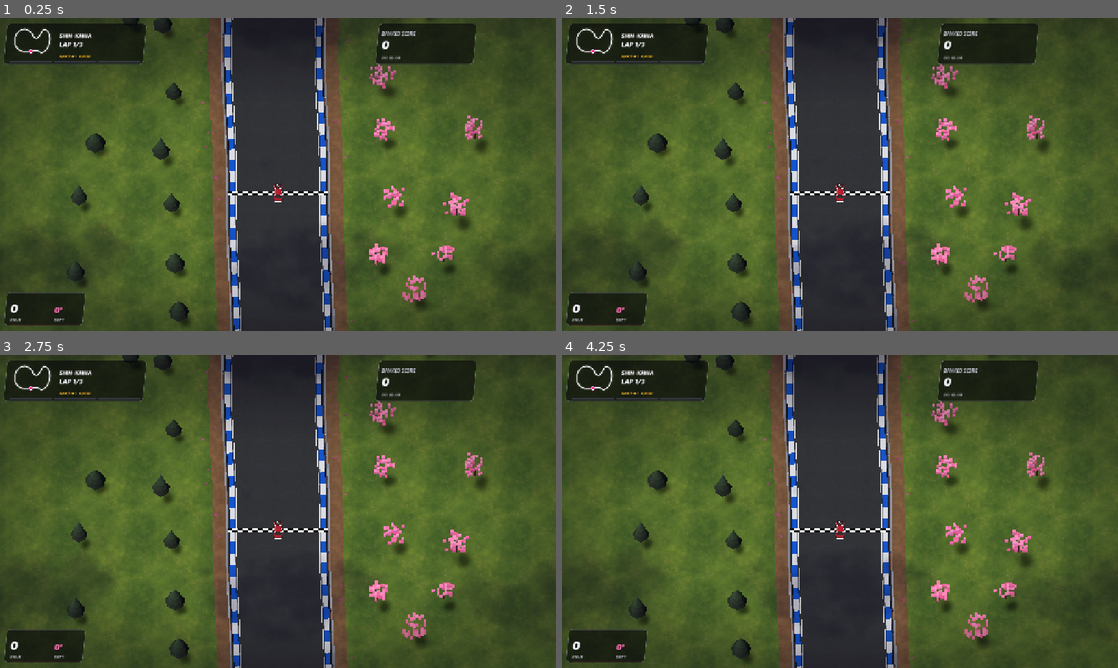
Above: before the commit, frames 1-4 (two rows, left to right).
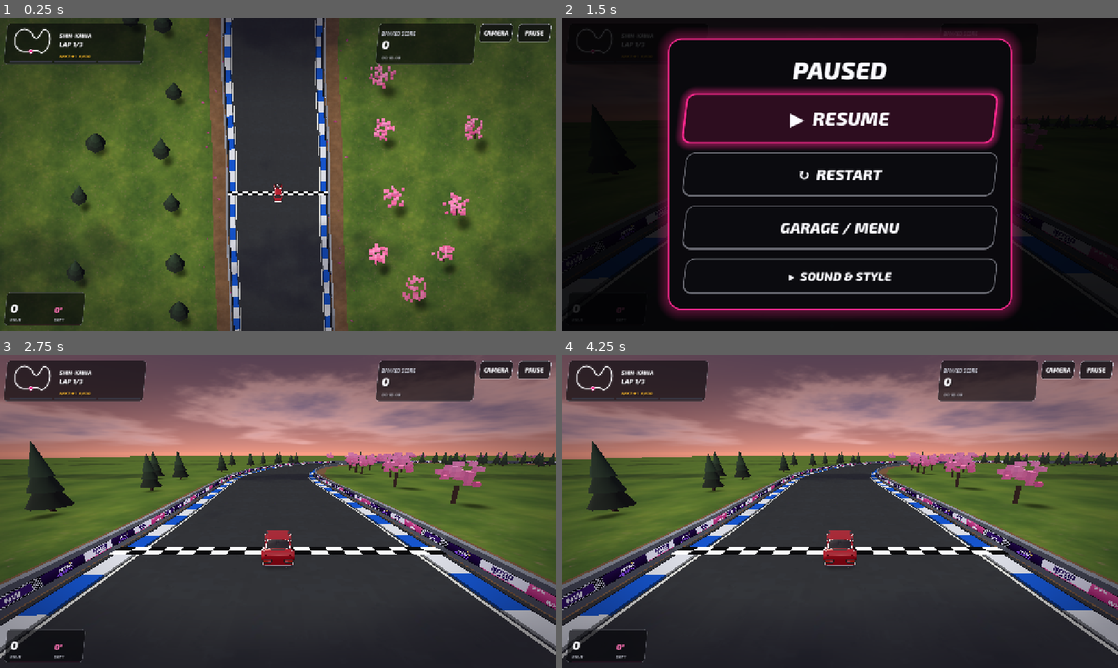
Above: after the commit, the same moments.

Repository: karllondor/Nitro-Wheelz-
Game: Godot game, scene res://scenes/race.tscn
The game is run twice, just before and just after one commit, with the same random seed, the same clock (stepped at 60 frames per second) and the same inputs. This scene is started directly instead of the project's main scene.
Inputs (mouse positions are in pixels of both pictures, inside the frame that each line leads up to):
- Up to frame 1 (0.25 s): no input
- Up to frame 2 (1.5 s): click (1056, 33) at 0.5 s, where only the run after the commit has a clickable "CAMERA"; click (1095, 33) at 1.25 s, where only the run after the commit has a clickable "PAUSE"
- Up to frame 3 (2.75 s): click (278, 455) at 2 s, where only the run after the commit has a clickable "▶ RESUME"
- Up to frame 4 (4.25 s): tap Enter at 2.75 s; move the mouse to (962, 495) at 2.77 s; hold D (move_right) 2.78-3.5 s; hold Space (action_primary) 2.78-3.5 s; click (962, 495) at 2.92 s; tap R (race_restart) at 3.5 s; drag from (728, 527) to (812, 574) at 3.52 s

The runs differ from the first frame. In frame 1, 0.7% of the frame differs, in the area x 86-100%, y 1-8%; in frame 2, 96%, in the area x 0-100%, y 0-100%; in frame 3, 70%; in frame 4, 70%.

Commit message:
fix(hud): show desktop camera/pause actions and preserve mobile touch path across transitions

Diff:
--- a/game/scripts/race/race.gd
+++ b/game/scripts/race/race.gd
@@ -11,6 +11,8 @@
 const TOUCH_DIAG = preload("res://scripts/ui/touch_diagnostics.gd")
 const DRIVE = preload("res://scripts/driving/drive_model.gd")
 const HUD = preload("res://scripts/ui/race_hud.gd")
+const HUD_STYLE = preload("res://scripts/ui/hud_style.gd")
+const DESKTOP_ACTIONS = preload("res://scripts/ui/race_desktop_actions.gd")
 const RESULTS = preload("res://scripts/ui/race_results.gd")
 const SKID_SHADER = preload("res://assets/shaders/skid_marks.gdshader")
 ## Half width of one tyre mark in metres (v0.1.35: 0.15, hard edged and dark).
@@ -36,6 +38,7 @@
 var overhead: Camera3D
 var chase: Camera3D
 var touch: NitroRaceTouch
+var desktop_actions: NitroRaceDesktopActions
 var hud: NitroRaceHUD
 var pause_layer: CanvasLayer
 var results_layer: CanvasLayer
@@ -446,11 +449,21 @@
     touch.name = "Steering / Drift / Brake / Gas"
     touch_layer.add_child(touch)
     touch.set_anchors_and_offsets_preset(Control.PRESET_FULL_RECT)
-    touch.visible = OS.has_feature("mobile") or DisplayServer.is_touchscreen_available()
+    touch.visible = HUD_STYLE.platform_profile() == "mobile"
+    touch.set_process_input(touch.visible)
     touch.camera_requested.connect(_toggle_camera)
     touch.pause_requested.connect(_toggle_pause)
     touch.restart_requested.connect(_restart)
     touch.menu_requested.connect(func():get_tree().change_scene_to_file("res://scenes/boot.tscn"))
+    # On PC/Web the huge touch layer is intentionally absent. CAMERA and PAUSE
+    # have independent mouse targets at the same desktop HUD metric rectangles.
+    desktop_actions = DESKTOP_ACTIONS.new()
+    desktop_actions.name = "Desktop / Web CAMERA and PAUSE"
+    touch_layer.add_child(desktop_actions)
+    desktop_actions.set_anchors_and_offsets_preset(Control.PRESET_FULL_RECT)
+    desktop_actions.visible = HUD_STYLE.platform_profile() != "mobile"
+    desktop_actions.camera_requested.connect(_toggle_camera)
+    desktop_actions.pause_requested.connect(_toggle_pause)
 
 func _physics_process(delta: float) -> void:
     if paused or finished:
@@ -548,6 +561,8 @@
         touch.release_all()
         touch.visible = false
         touch.set_process_input(false)
+    if desktop_actions != null:
+        desktop_actions.visible = false
     results_layer = CanvasLayer.new()
     results_layer.layer = 24
     results_layer.name = "Finish results and local leaderboard"
@@ -951,6 +966,8 @@
             touch.release_all()
             touch.visible = false
             touch.set_process_input(false)
+        if desktop_actions != null:
+            desktop_actions.visible = false
         pause_layer = CanvasLayer.new()
         pause_layer.name = "Exclusive Pause Menu"
         pause_layer.layer = 24
@@ -967,8 +984,10 @@
             pause_layer.queue_free()
             pause_layer = null
         if touch != null:
-            touch.set_process_input(true)
-            touch.visible = OS.has_feature("mobile") or DisplayServer.is_touchscreen_available()
+            touch.visible = HUD_STYLE.platform_profile() == "mobile"
+            touch.set_process_input(touch.visible)
+        if desktop_actions != null:
+            desktop_actions.visible = HUD_STYLE.platform_profile() != "mobile"
     _update_visuals()
 
 ## Pause menu of the Park: switch the tutorial on / off, then back to driving. Paint
@@ -989,8 +1008,10 @@
     if hud != null:
         hud.visible = true
     if touch != null:
-        touch.set_process_input(true)
-        touch.visible = OS.has_feature("mobile") or DisplayServer.is_touchscreen_available()
+        touch.visible = HUD_STYLE.platform_profile() == "mobile"
+        touch.set_process_input(touch.visible)
+    if desktop_actions != null:
+        desktop_actions.visible = HUD_STYLE.platform_profile() != "mobile"
     model.reset(track.start_position(),track.start_heading())
     car_y = track.road_height_at(model.position)
     car_y_vel = 0.0
